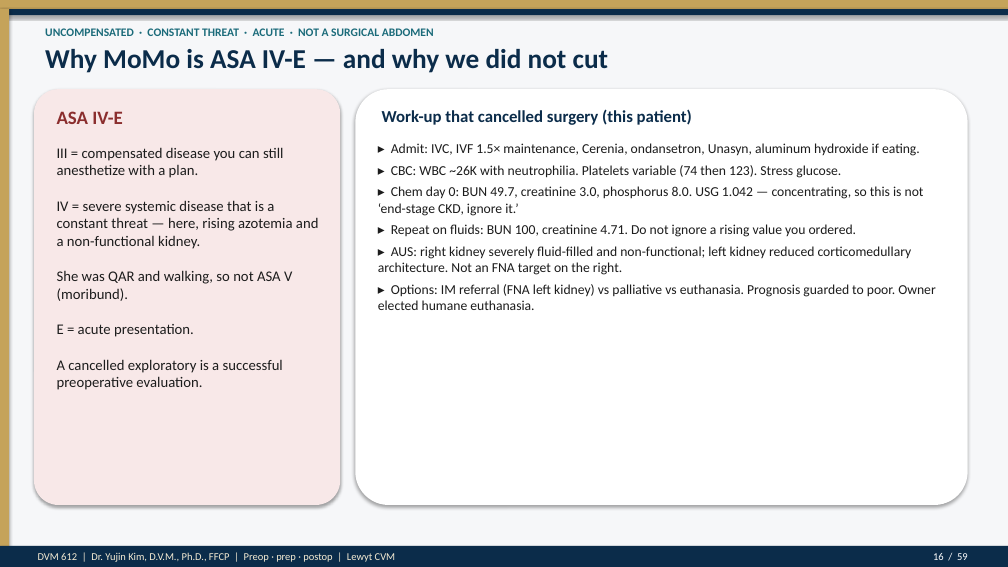
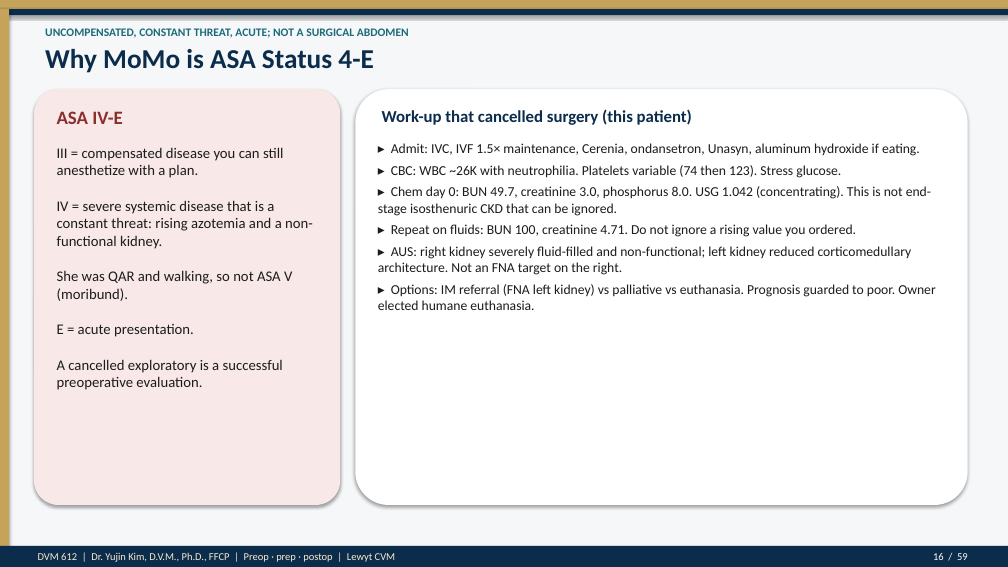
Before and after one commit to drkimvet/happycare, a slide deck: slide 16 of lectures/DVM-612_Week4_Preop_PatientPrep_Postop.pptx. Drawn at 1008x567 pixels with LibreOffice and Linux fonts; fonts in the diff are those of the drawing. Boxes give left, top, right and bottom in pixels: in the first picture for what was removed or moved away, otherwise in the second. Text is boxed around its words. In the diff, an @@ line names an element or a change of style, - is before the commit and + after.

```diff
--- a/lectures/DVM-612_Week4_Preop_PatientPrep_Postop.pptx
+++ b/lectures/DVM-612_Week4_Preop_PatientPrep_Postop.pptx
@@ text at (45, 28, 409, 38): text changed @@
-UNCOMPENSATED · CONSTANT THREAT · ACUTE · NOT A SURGICAL ABDOMEN
+UNCOMPENSATED, CONSTANT THREAT, ACUTE; NOT A SURGICAL ABDOMEN
@@ text at (45, 49, 373, 73): text changed @@
-Why MoMo is ASA IV-E — and why we did not cut
+Why MoMo is ASA Status 4-E
@@ text at (57, 147, 313, 390): text changed @@
-III = compensated disease you can still anesthetize with a plan.
-IV = severe systemic disease that is a constant threat — here, rising azotemia and a non-functional kidney.
-She was QAR and walking, so not ASA V (moribund).
-E = acute presentation.
-A cancelled exploratory is a successful preoperative evaluation.
+III = compensated disease you can still anesthetize with a plan.
+IV = severe systemic disease that is a constant threat: rising azotemia and a non-functional kidney.
+She was QAR and walking, so not ASA V (moribund).
+E = acute presentation.
+A cancelled exploratory is a successful preoperative evaluation.
@@ text at (378, 186, 931, 216): text changed @@
-▸ Chem day 0: BUN 49.7, creatinine 3.0, phosphorus 8.0. USG 1.042 — concentrating, so this is not ‘end-stage CKD, ignore it.’
+▸ Chem day 0: BUN 49.7, creatinine 3.0, phosphorus 8.0. USG 1.042 (concentrating). This is not end-stage isosthenuric CKD that can be ignored.
```
Also in this commit, not shown: 54 other slides changed, 8 other files.
